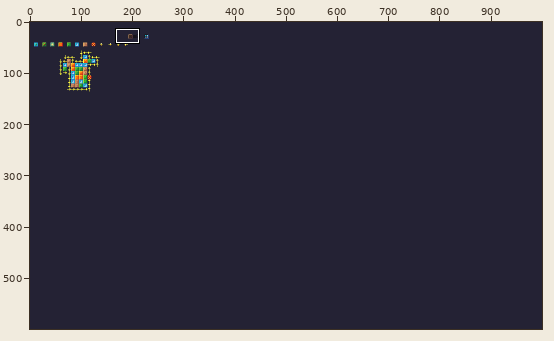
Pixel-art file, stored at art/sheet-1.aseprite. The picture above shows the old version from afar; the outline marks the close-up.
Close-up. Before the commit:
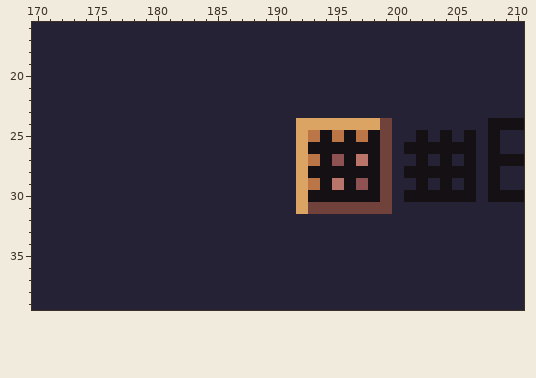
1000x600 pixels, 1 frame. Shown: x 170..210, y 16..39.
The result:
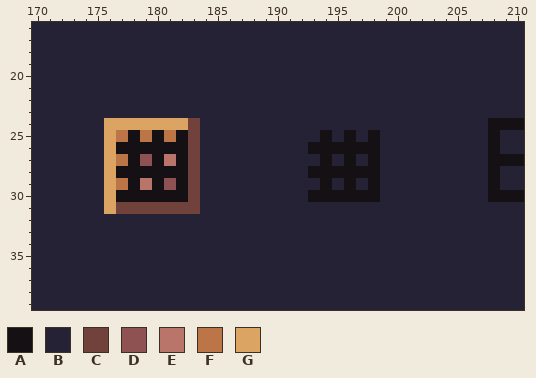
Palette (. is transparent): A #141013  B #242234  C #71413b  D #8e5252  E #ba756a  F #bb7547  G #dba463
What changed:
Layer "Tiles":
y 24: x 176..183 BBBBBBBB -> GGGGGGGC; x 192..199 GGGGGGGC -> BBBBBBBB
y 25: x 176..183 BBBBBBBB -> GFAFAFAC; x 192..193 GF -> BB; x 195 F -> B; x 197 F -> B; x 199 C -> B; x 202 A -> B; x 204 A -> B; x 206 A -> B
y 26: x 176..183 BBBBBBBB -> GAAAAAAC; x 192 G -> B; x 199 C -> B; x 201..206 AAAAAA -> BBBBBB
y 27: x 176..183 BBBBBBBB -> GFADAEAC; x 192..193 GF -> BB; x 195 D -> B; x 197 E -> B; x 199 C -> B; x 202 A -> B; x 204 A -> B; x 206 A -> B
y 28: x 176..183 BBBBBBBB -> GAAAAAAC; x 192 G -> B; x 199 C -> B; x 201..206 AAAAAA -> BBBBBB
y 29: x 176..183 BBBBBBBB -> GFAEADAC; x 192..193 GF -> BB; x 195 E -> B; x 197 D -> B; x 199 C -> B; x 202 A -> B; x 204 A -> B; x 206 A -> B
y 30: x 176..183 BBBBBBBB -> GAAAAAAC; x 192 G -> B; x 199 C -> B; x 201..206 AAAAAA -> BBBBBB
y 31: x 176..183 BBBBBBBB -> GCCCCCCC; x 192..199 GCCCCCCC -> BBBBBBBB
Changed places in both close-ups, as pixel boxes (x1, y1, x2, y2):
changed: (104, 118, 200, 214)
changed: (296, 118, 476, 214)
